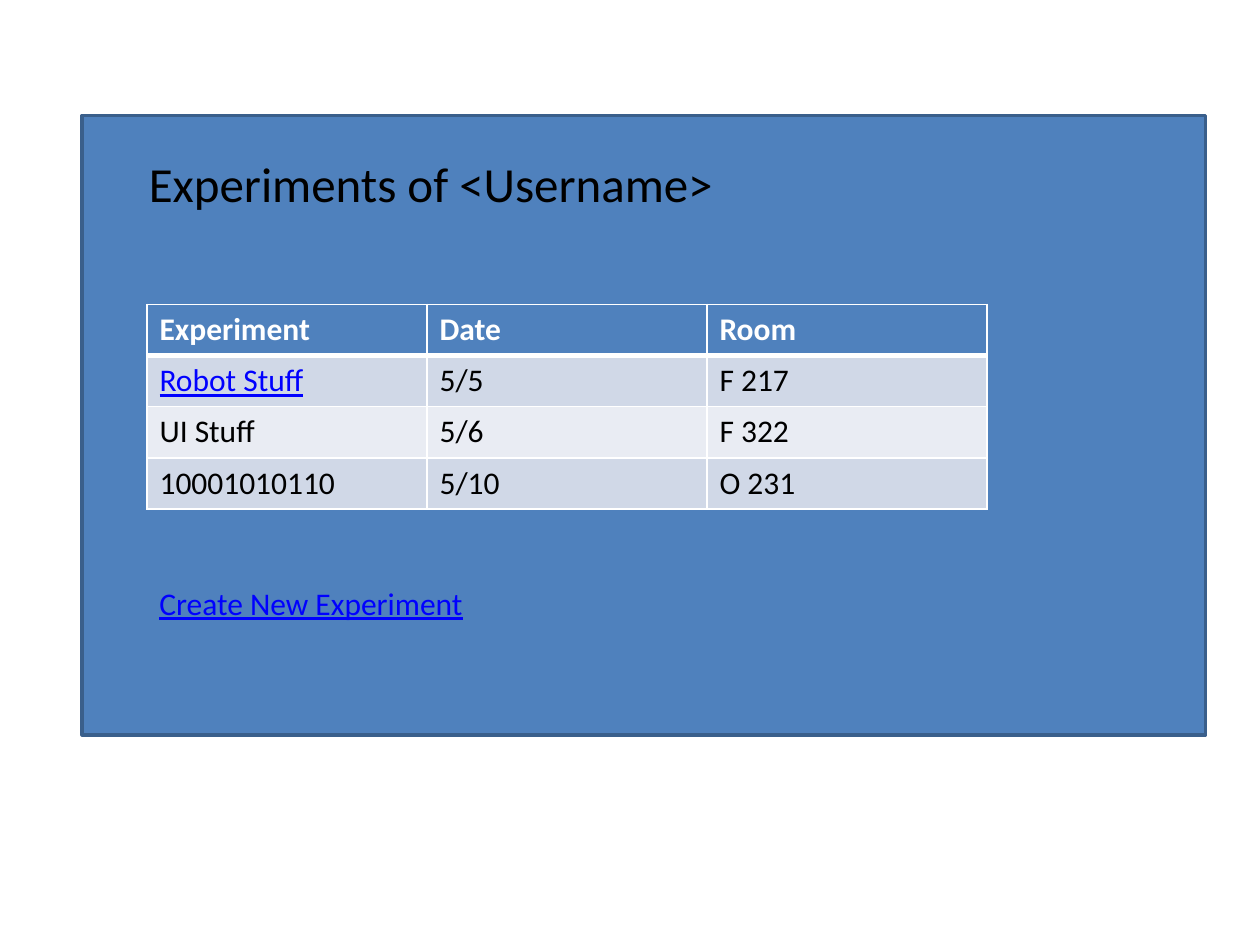
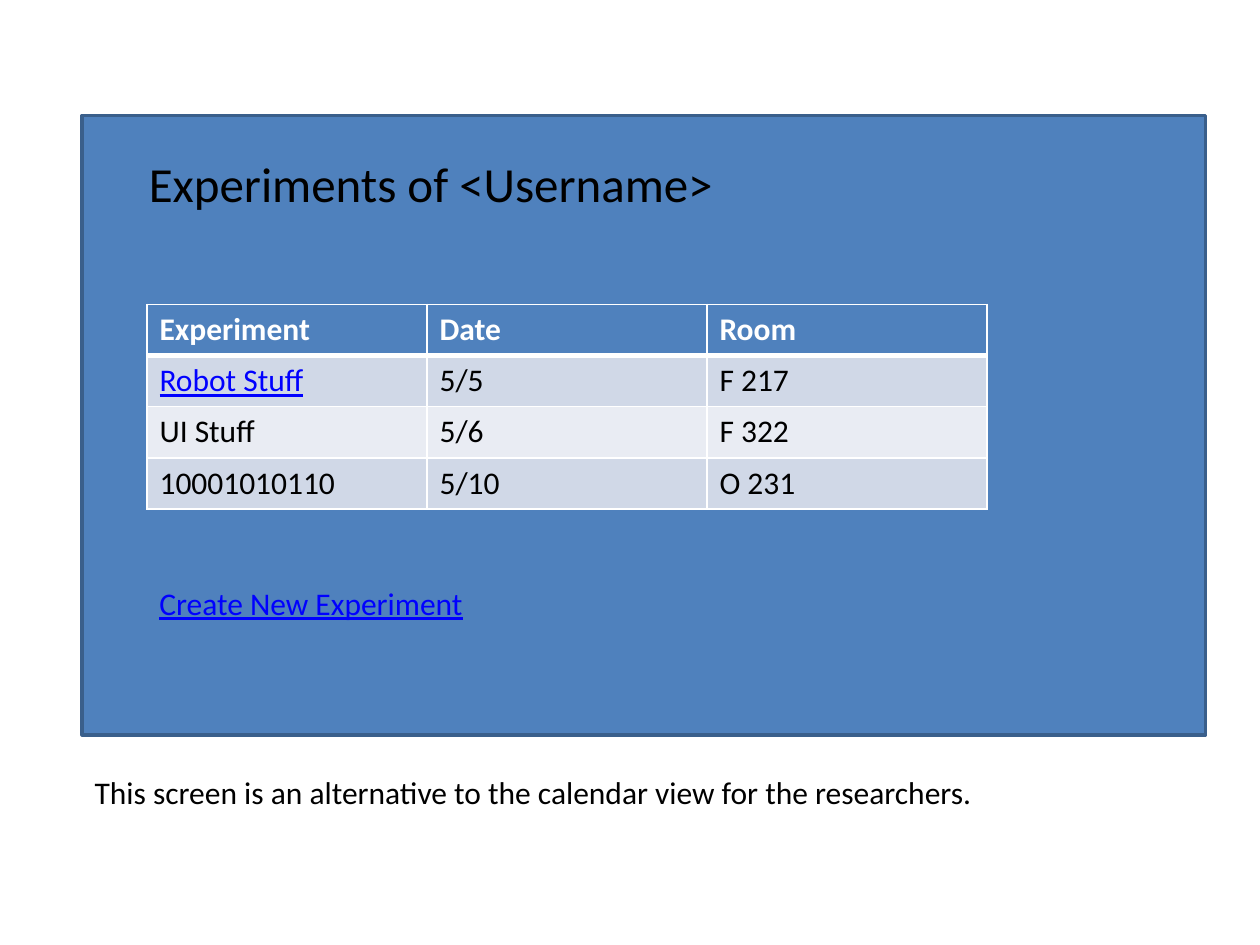
Before and after one commit to compuwizard123/participant-scheduling-system-docs, a slide deck: slide 7 of other/StoryBoardAllie.pptx. Drawn at 1260x945 pixels with LibreOffice and Linux fonts; fonts in the diff are those of the drawing. Boxes give left, top, right and bottom in pixels: in the first picture for what was removed or moved away, otherwise in the second. Text is boxed around its words. In the diff, an @@ line names an element or a change of style, - is before the commit and + after.

```diff
--- a/other/StoryBoardAllie.pptx
+++ b/other/StoryBoardAllie.pptx
@@ text added at [95, 782, 971, 805], 18 pt, text #000000 @@
+This screen is an alternative to the calendar view for the researchers.
```
Also in this commit, not shown: 7 other slides changed, 9 other files.
